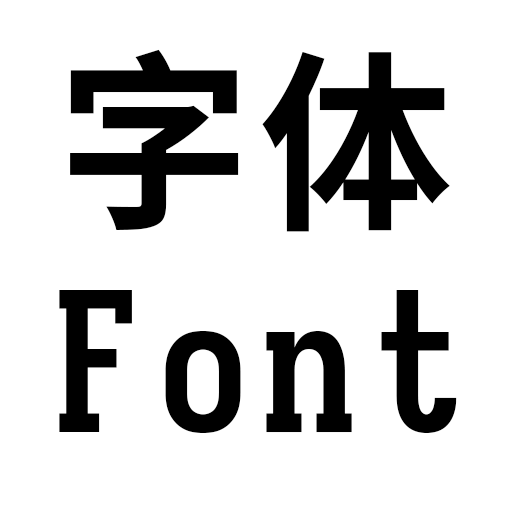
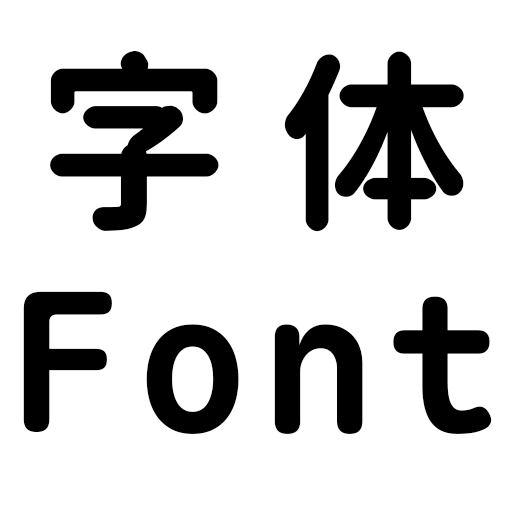
Revision of a layered 512 × 512 image; what changed, layer by layer:
painted on "字体" over (50, 49, 464, 232)
painted on "Font" over (23, 290, 492, 434)
